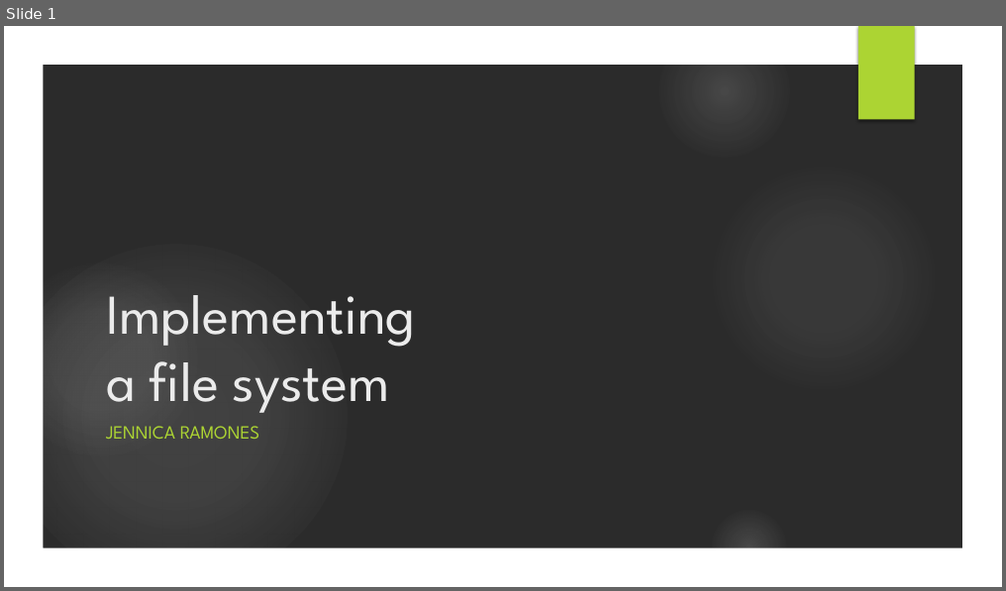
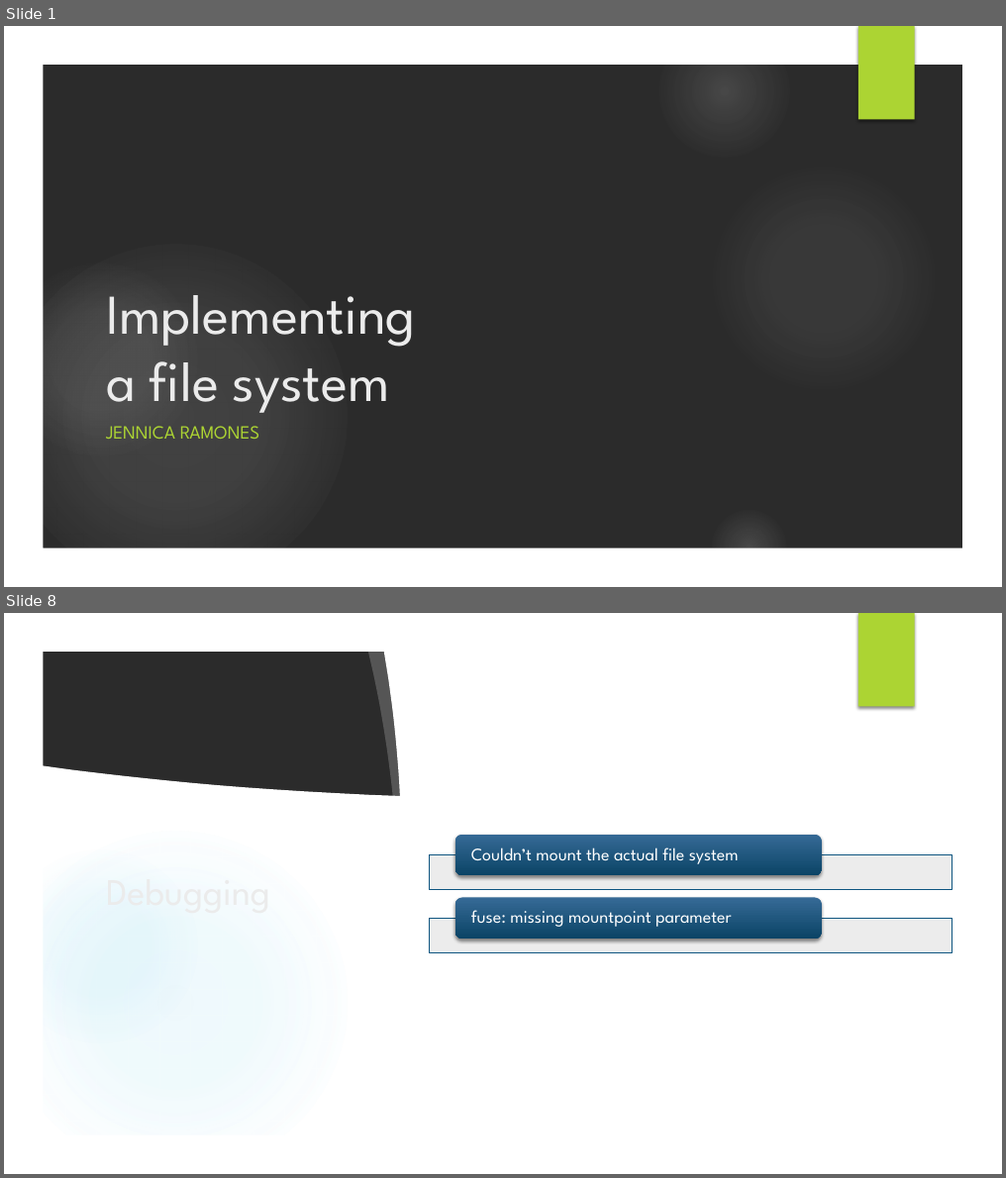
Before and after one commit to jennicar/Operating-Systems, a slide deck: presentation.pptx. Shown one above the other, each under a label of ours: slide 1 before the commit, slides 1 and 8 after it; the slides between them are not shown. The pictures are 1006x591 and 1006x1178 pixels, drawn with LibreOffice and Linux fonts; fonts in the diff are those of the drawing; background and template pictures are left out; a plain dark background stands for a picture behind light text. Boxes give left, top, right and bottom in pixels: in the first picture for what was removed or moved away, otherwise in the second. Text is boxed around its words. In the diff, an @@ line names an element or a change of style, - is before the commit and + after.

```diff
--- a/presentation.pptx
+++ b/presentation.pptx
@@ slide 8 added at bbox=[4, 613, 1002, 1174], background picture (left out); not listed: 4 template elements that a slide beside it also shows @@
@@ freeform shape added at bbox=[4, 613, 1002, 1174], fill #FFFFFF @@
@@ rectangle added at bbox=[858, 613, 915, 707], fill #ACD433 @@
@@ freeform shape added at bbox=[367, 645, 425, 917], fill #FFFFFF at 20% opacity @@
@@ freeform shape added at bbox=[383, 646, 486, 1141], fill #FFFFFF @@
@@ rectangle added at bbox=[472, 646, 967, 1142], fill #FFFFFF @@
@@ title added at bbox=[98, 692, 340, 1088], 36 pt, text #EBEBEB @@
+Debugging
@@ freeform shape added at bbox=[698, 738, 971, 819], fill #FFFFFF at 20% opacity @@
@@ freeform shape added at bbox=[42, 765, 964, 1137], fill #FFFFFF @@
@@ ellipse added at bbox=[4, 832, 347, 1174], fill gradient #75CEEC @@
@@ ellipse added at bbox=[4, 851, 197, 1044], fill gradient #75CEEC @@
@@ group added at bbox=[430, 835, 952, 954]: 2 rectangles, 2 rounded rectangles, 2 texts @@
+Couldn’t mount the actual file system
+fuse: missing mountpoint parameter
```
Also in this commit, not shown: 4 slides changed, 3 other slides added, 3 slides removed, 3 other files.
